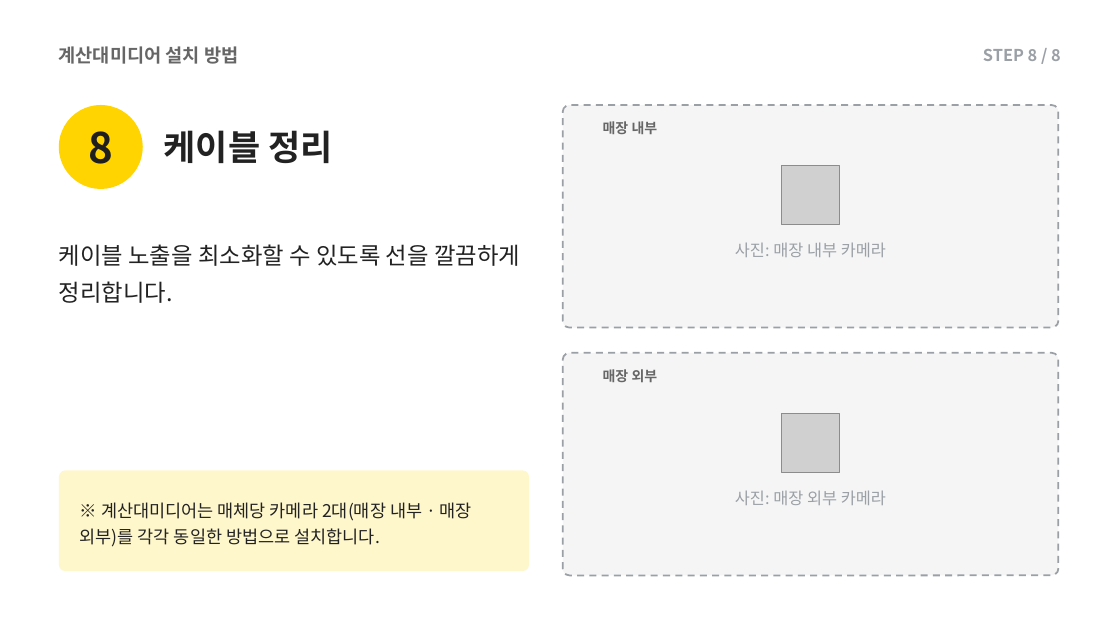
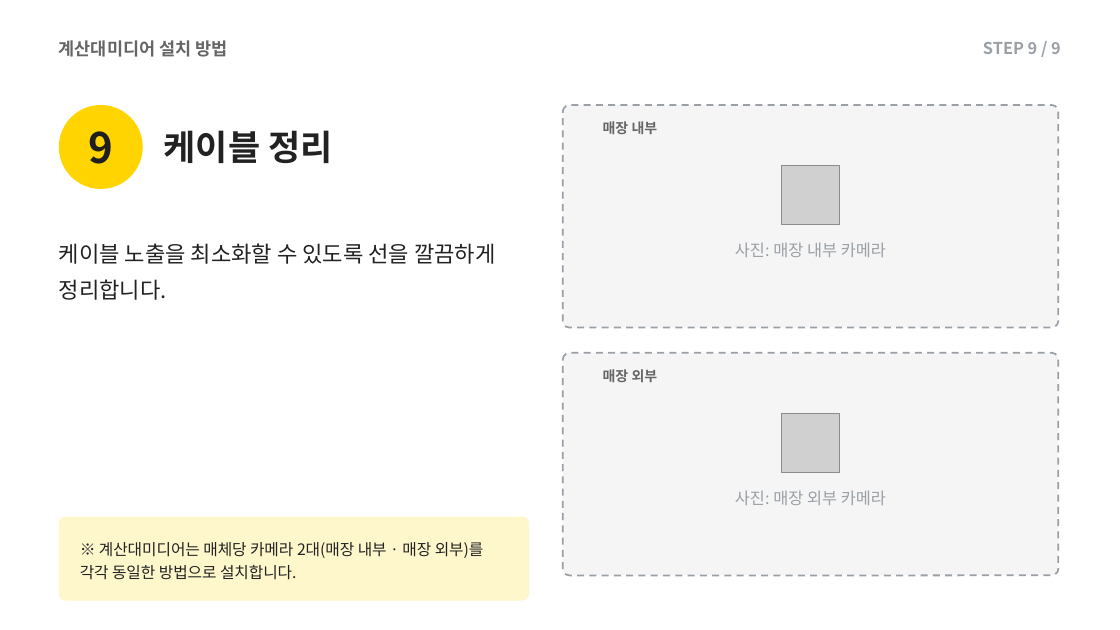
Before and after one commit to alsdn2947/ars, a slide deck: slide 24 of 이마트_AI카메라_설치매뉴얼.pptx (slide 20 before the commit). Drawn at 1120x630 pixels with LibreOffice and Linux fonts; fonts in the diff are those of the drawing; grey boxes stand for pictures. Boxes give left, top, right and bottom in pixels: in the first picture for what was removed or moved away, otherwise in the second. Text is boxed around its words. In the diff, an @@ line names an element or a change of style, - is before the commit and + after.

```diff
--- a/이마트_AI카메라_설치매뉴얼.pptx
+++ b/이마트_AI카메라_설치매뉴얼.pptx
@@ text "계산대미디어 설치 방법" at box(59, 40, 227, 57): size 16 to 15 pt @@
@@ text at box(983, 42, 1061, 54): text changed @@
-STEP 8 / 8
+STEP 9 / 9
@@ text at box(88, 131, 113, 164): text changed @@
-8
+9
@@ text "케이블 노출을 최소화할 수 있도록 ..." at box(59, 243, 495, 300): size 20 to 19 pt @@
@@ rounded rectangle: place and size @@
-rounded rectangle at box(59, 471, 529, 571)
+rounded rectangle at box(59, 517, 529, 601)
@@ rounded rectangle at box(59, 517, 529, 601): proportions changed @@
@@ text "※ 계산대미디어는 매체당 카메라 2대(매장 ...": place and size @@
-text "※ 계산대미디어는 매체당 카메라 2대(매장 ..." at box(80, 502, 472, 547)
+text "※ 계산대미디어는 매체당 카메라 2대(매장 ..." at box(80, 542, 484, 580)
@@ text "※ 계산대미디어는 매체당 카메라 2대(매장 ..." at box(80, 542, 484, 580): size 15 to 13.5 pt; line spacing 1.25 to 1.2 @@
```
Also in this commit, not shown: 17 other slides changed, 5 slides added, 1 slide removed.
